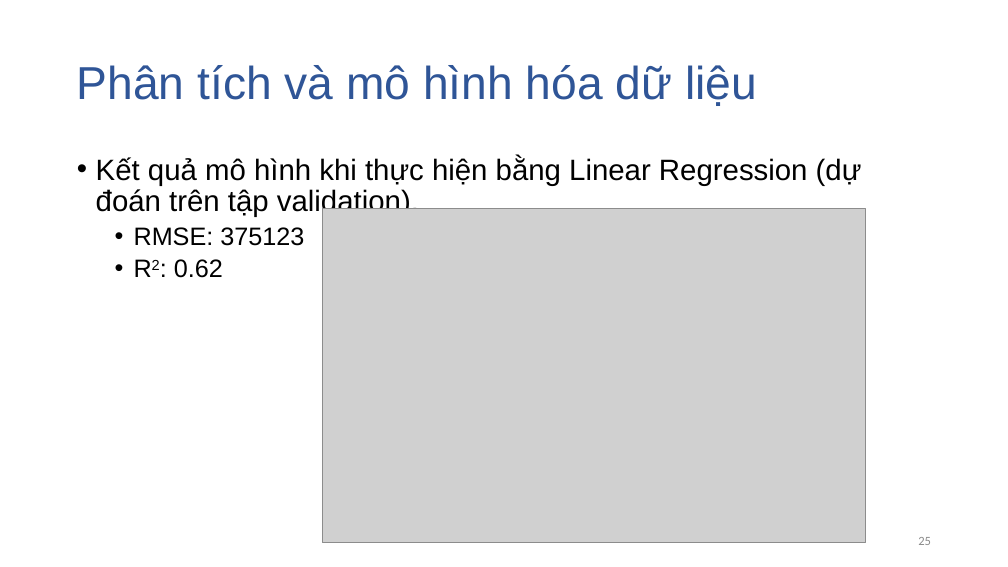
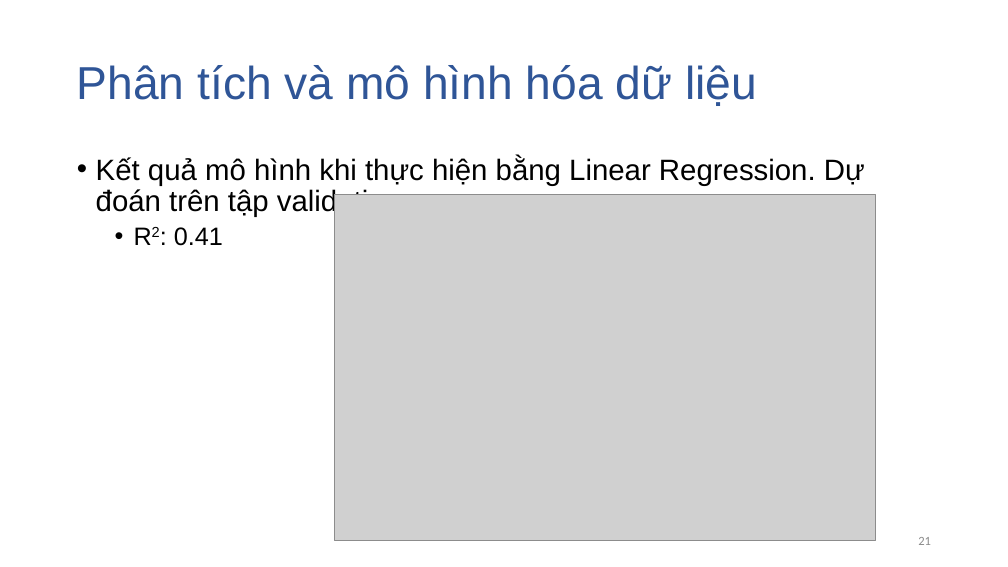
Before and after one commit to dtphat97/DataScienceFinal, a slide deck: slide 21 of Slide.pptx (slide 25 before the commit). Drawn at 1008x567 pixels with LibreOffice and Linux fonts; fonts in the diff are those of the drawing; grey boxes stand for pictures. Boxes give left, top, right and bottom in pixels: in the first picture for what was removed or moved away, otherwise in the second. Text is boxed around its words. In the diff, an @@ line names an element or a change of style, - is before the commit and + after.

```diff
--- a/Slide.pptx
+++ b/Slide.pptx
@@ text at (96,157,865,246): text changed @@
-• Kết quả mô hình khi thực hiện bằng Linear Regression (dự đoán trên tập validation).
-  • RMSE: 375123
-  • R2: 0.62
+• Kết quả mô hình khi thực hiện bằng Linear Regression. Dự đoán trên tập validation.
+  • R2: 0.41
@@ picture: place and size @@
-picture at (322,209,866,543)
+picture at (335,195,876,541)
@@ page number at (918,537,931,545): text changed @@
-25
+21
```
Also in this commit, not shown: 6 other slides changed, 1 slide added, 6 slides removed, 11 other files.
